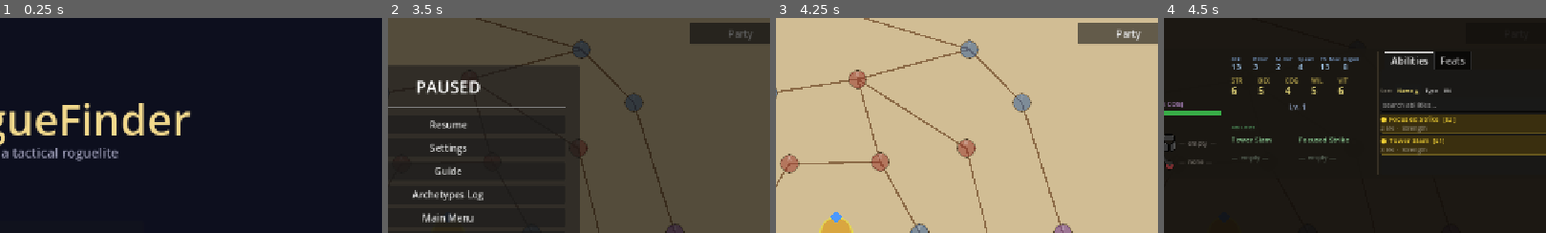
Above: before the commit, frames 1-4 (left to right).
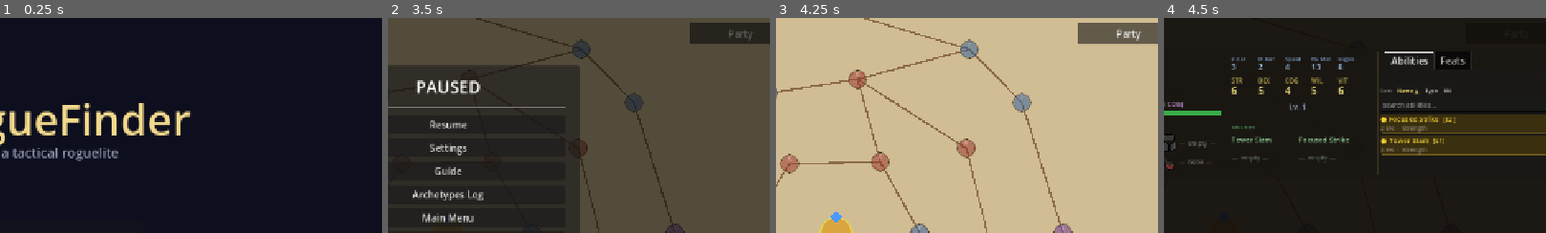
Above: after the commit, the same moments.

Repository: caleb-the-dev/RogueFinder
Game: Godot game, scene res://main.tscn
Two runs of this game, one before a commit and one after it. Both use one fixed random seed, a clock stepped at 60 frames per second and the inputs below. The engine's default icon, where the game draws it, is replaced by a stand-in: a white triangle on a blue panel in a dark square.
Inputs (mouse positions are % of the whole screen's width and height, from its top left):
- Up to frame 1 (0.25 s): no input
- Up to frame 2 (3.5 s): click "Start New Run" at 0.5 s; click (30, 14) at 1.27 s; type "Alex" at 1.35 s; click "Begin Run" at 2 s; click "☰" at 2.75 s
- Up to frame 3 (4.25 s): click "Resume" at 3.5 s
- Up to frame 4 (4.5 s): click "Party" at 4.25 s
The pictures show only the part of the screen within x 42-92%, y 0-50%; the shares and areas given below are measured in that part.

Frames 1-3 are identical in both runs. In frame 4, 0.7% of the frame differs, in the area x 17-51%, y 18-24%.

Commit message:
refactor: remove ATK stat — HARM now scales from ability attribute directly
No separate attack property. CombatantData.effective_stat() returns raw
attribute + all bonus sources (equip/feat/class/kindred/bg/temp). HARM
formula uses _get_attribute_value(caster, ability.attribute) which calls
effective_stat() — so STR-based abilities scale with effective STR, DEX
with effective DEX, etc. PartySheet and StatPanel drop the Atk column.
Game bible and combatant_data.md updated to match.

Co-Authored-By: Claude Sonnet 4.6 <noreply@anthropic.com>

Diff:
--- a/rogue-finder/resources/CombatantData.gd
+++ b/rogue-finder/resources/CombatantData.gd
@@ -52,7 +52,7 @@
 ## --- Core Attributes (range 1–10) ---
 ## ======================================================
 
-@export_range(1, 10) var strength:  int = 4  # Offensive power; drives attack
+@export_range(1, 10) var strength:  int = 4  # Offensive power; scales STR-based abilities
 @export_range(1, 10) var dexterity: int = 4  # Agility; drives move speed
 @export_range(1, 10) var cognition: int = 4  # Intelligence; reserved for ability costs
 @export_range(1, 10) var willpower: int = 4  # Resolve; drives energy recharge
@@ -216,11 +216,19 @@
 		+ get_class_stat_bonus("magic_armor") + get_kindred_stat_bonus("magic_armor") \
 		+ get_background_stat_bonus("magic_armor")
 
-## attack: 5 + strength + any strength bonuses from equipped items + feats + class + kindred + bg.
-var attack: int:
-	get: return 5 + strength + _equip_bonus("strength") + get_feat_stat_bonus("strength") \
-		+ get_class_stat_bonus("strength") + get_kindred_stat_bonus("strength") \
-		+ get_background_stat_bonus("strength") + get_temperament_stat_bonus("strength")
+## effective_stat: returns raw attribute + all bonus sources (equip/feat/class/kindred/bg/temp).
+## Used by the HARM formula so ability scaling uses the same stat total the player sees on the sheet.
+func effective_stat(stat: String) -> int:
+	var raw: int
+	match stat:
+		"strength":  raw = strength
+		"dexterity": raw = dexterity
+		"cognition": raw = cognition
+		"vitality":  raw = vitality
+		"willpower": raw = willpower
+		_: return 0
+	return raw + _equip_bonus(stat) + get_feat_stat_bonus(stat) + get_class_stat_bonus(stat) \
+		+ get_kindred_stat_bonus(stat) + get_background_stat_bonus(stat) + get_temperament_stat_bonus(stat)
 
 ## unit_name: alias for character_name.
 ## Keeps HUD.gd and Unit3D.gd working without changes — they duck-type on this field.
--- a/rogue-finder/scripts/combat/CombatManager3D.gd
+++ b/rogue-finder/scripts/combat/CombatManager3D.gd
@@ -984,8 +984,8 @@
 
 ## Processes HARM for each defender sequentially.
 ## Player-controlled defenders see the QTE bar; AI-controlled defenders instant-sim.
-## Damage formula: max(1, round(dmg_mult * (base_value + caster.attack)) - armor)
-## armor is physical_defense or magic_defense based on ability.damage_type; NONE = 0.
+## Damage formula: max(1, round(dmg_mult * (base_value + caster's effective attribute)) - armor)
+## Attribute is taken from ability.attribute; armor from physical_defense or magic_defense; NONE = 0.
 func _run_harm_defenders(caster: Unit3D, defenders: Array[Unit3D],
 		effect: EffectData, energy_cost: int, ability: AbilityData) -> void:
 	for defender: Unit3D in defenders:
@@ -1015,20 +1015,20 @@
 			AbilityData.DamageType.PHYSICAL: armor = defender.data.physical_defense
 			AbilityData.DamageType.MAGIC:    armor = defender.data.magic_defense
 			_:                               armor = 0
-		var dmg: int = maxi(1, roundi(dmg_mult * float(effect.base_value + caster.data.attack)) - armor)
+		var dmg: int = maxi(1, roundi(dmg_mult * float(effect.base_value + _get_attribute_value(caster, ability.attribute))) - armor)
 		defender.take_damage(dmg)
 		_check_win_lose()
 		if state == CombatState.WIN or state == CombatState.LOSE:
 			return
 
-## Returns the raw attribute int value from a unit's CombatantData.
+## Returns the effective attribute value (raw + all bonus sources) for HARM scaling.
 func _get_attribute_value(unit: Unit3D, attribute: AbilityData.Attribute) -> int:
 	match attribute:
-		AbilityData.Attribute.STRENGTH:  return unit.data.strength
-		AbilityData.Attribute.DEXTERITY: return unit.data.dexterity
-		AbilityData.Attribute.COGNITION: return unit.data.cognition
-		AbilityData.Attribute.VITALITY:  return unit.data.vitality
-		AbilityData.Attribute.WILLPOWER: return unit.data.willpower
+		AbilityData.Attribute.STRENGTH:  return unit.data.effective_stat("strength")
+		AbilityData.Attribute.DEXTERITY: return unit.data.effective_stat("dexterity")
+		AbilityData.Attribute.COGNITION: return unit.data.effective_stat("cognition")
+		AbilityData.Attribute.VITALITY:  return unit.data.effective_stat("vitality")
+		AbilityData.Attribute.WILLPOWER: return unit.data.effective_stat("willpower")
 		_: return 0
 
 ## Applies a +/- delta to one of a unit's core attributes (or transient armor mods).
--- a/rogue-finder/scripts/party/PartySheet.gd
+++ b/rogue-finder/scripts/party/PartySheet.gd
@@ -571,7 +571,6 @@
 
 	# Derived stats — 6 columns
 	var derived_defs: Array = [
-		["Atk",    str(member.attack),            "Attack\nPhysical output per hit.\n= 5 + STR + gear + feats"],
 		["P.Def",  str(member.physical_defense),  "Physical Defense\nReduces physical HARM.\n= physical_armor + gear + feats"],
 		["M.Def",  str(member.magic_defense),     "Magic Defense\nReduces magic HARM.\n= magic_armor + gear + feats"],
 		["Speed",  str(member.speed),             "Speed\nMovement cells per turn.\n= 1 + kindred bonus"],
@@ -604,7 +603,7 @@
 
 	# Base attributes — 5 columns. [abbr, stat_key, base_value, tooltip]
 	var attr_defs: Array = [
-		["STR", "strength",  member.strength,  "Strength\nDrives physical power. Used in attack formulas."],
+		["STR", "strength",  member.strength,  "Strength\nScales STR-based abilities. Contributes to HARM damage."],
 		["DEX", "dexterity", member.dexterity, "Dexterity\nReserved for future dodge/evasion."],
 		["COG", "cognition", member.cognition, "Cognition\nIntelligence. Reserved for future ability cost scaling."],
 		["WIL", "willpower", member.willpower, "Willpower\nEnergy Regen = 2 + WIL energy restored each turn."],
--- a/rogue-finder/scripts/ui/StatPanel.gd
+++ b/rogue-finder/scripts/ui/StatPanel.gd
@@ -127,7 +127,6 @@
 
 	# -- Derived Stats --
 	lines.append("[b]── Derived Stats ──[/b]")
-	lines.append("[b]Attack:[/b]  %d   (5 + STR)" % d.attack)
 	lines.append("[b]P.Def:[/b]   %d   (physical armor)" % d.physical_defense)
 	lines.append("[b]M.Def:[/b]   %d   (magic armor)" % d.magic_defense)
 	lines.append("[b]Speed:[/b]   %d tiles   (1 + kindred)" % d.speed)
Not shown, changed: GAME_BIBLE_roguefinder.md
Not shown, changed: docs/map_directories/combatant_data.md
